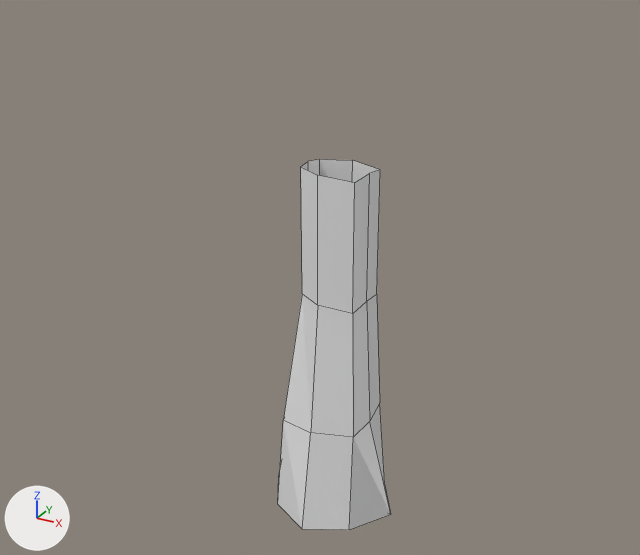
What one commit did to the Blender file tree.blend.
Camera for both pictures: a camera (50 mm lens) standing at (16.1, -30.4, 24.4) and looking at (0.0, -1.1, 9.8). The axes (+X, +Y, +Z) are drawn at lower left. The lights are the same throughout. Mesh edges are drawn as thin lines.

Script lines for the objects in view, before the commit:
```python
me_cube = bpy.data.meshes.new('Cube')
me_cube.from_pydata(...)  # 33 vertices, 28 faces; spans x -3.0..3.0, y -2.9..2.8, z -1.9..14.3
me_cube.materials.append(mat_material)  # white #e7e7e7
ob_cube = bpy.data.objects.new('Cube', me_cube)
ob_cube.location = (0.0, 0.0, 0.0)
```
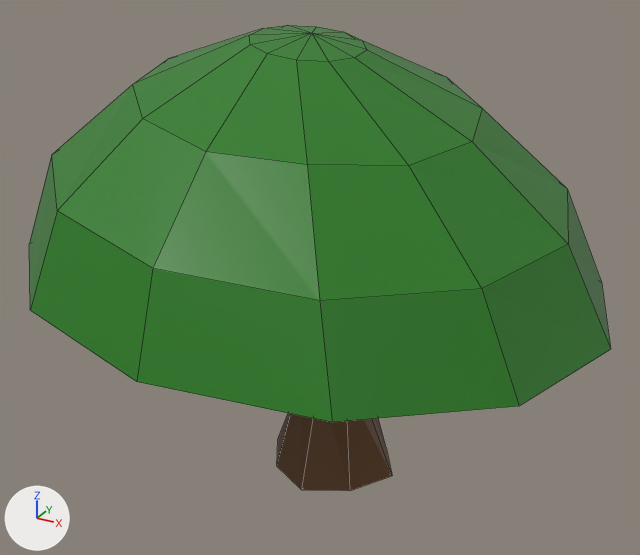
Boxes (x1, y1, x2, y2) around the edits, measured in the pictures (640 x 555 px):
```json
{"object": "Plane", "change": "added", "after": [29, 25, 611, 422], "on screen": "green"}
{"object": "Cube", "change": "reshaped, moved", "before": [278, 159, 391, 530], "after": [277, 413, 392, 491]}
{"part": 1, "of": "me_cube", "change": "built on", "before": [283, 167, 370, 437]}
{"part": 2, "of": "me_cube", "change": "recoloured", "before": [278, 159, 391, 530], "after": [277, 413, 392, 491], "on screen": "white to brown"}
```

Edits to the scene script, one JSON object a line:
```json
{"op": "add", "block": "mat_trunk", "code": ["mat_trunk = principled_material('Trunk')", "mat_trunk.base_color = (0.133, 0.0528, 0.0118)  # brown #66411c"]}
{"op": "add", "block": "mat_head", "code": ["mat_head = principled_material('Head')", "mat_head.base_color = (0.0202, 0.202, 0.0119)  # dark green #277c1c", "mat_head.roughness = 0.4"]}
{"block": "me_cube", "where": "# used by ob_cube; location = (0.0, 0.0, 0.0)"}
{"op": "remove", "block": "me_cube", "code": "me_cube.from_pydata(...)  # 33 vertices, 28 faces; spans x -3.0..3.0, y -2.9..2.8, z -1.9..14.3"}
{"op": "add", "block": "me_cube", "code": "me_cube.from_pydata(...)  # 47 vertices, 36 faces; spans x -3.0..3.0, y -4.9..2.8, z -1.9..14.2"}
{"block": "me_cube", "change": "me_cube part 1"}
{"block": "me_cube", "change": "6 faces are deleted"}
{"block": "me_cube", "change": "24 vertices move from x -2.0..1.9, y -2.0..1.9, z 2.7..14.3 to x -1.3..1.3, y -1.3..1.2, z 2.8..14.2"}
{"block": "me_cube", "change": "14 vertices are added at x 0.0..2.9, y -4.9..-0.8, z 7.3..11.3"}
{"block": "me_cube", "change": "14 new faces join them"}
{"block": "me_cube", "change": "me_cube part 2: 22 faces spanning x -3.0..3.0, y -2.9..2.8, z -1.9..14.2 switch from mat_material (white #e7e7e7) to mat_trunk (brown #66411c)"}
{"op": "add", "block": "me_plane", "code": ["me_plane = bpy.data.meshes.new('Plane')", "me_plane.from_pydata(...)  # 49 vertices, 48 faces; spans x -11.3..11.8, y -13.0..10.1, z -9.2..0.9", "me_plane.materials.append(mat_head)  # dark green #277c1c"]}
{"op": "set", "path": "ob_cube.location", "old": "(0.0, 0.0, 0.0)", "new": "(0.0, 0.0, 2.14)"}
{"op": "add", "block": "ob_plane", "code": ["ob_plane = bpy.data.objects.new('Plane', me_plane)", "ob_plane.location = (0.0, 0.0, 18.75)"]}
```
